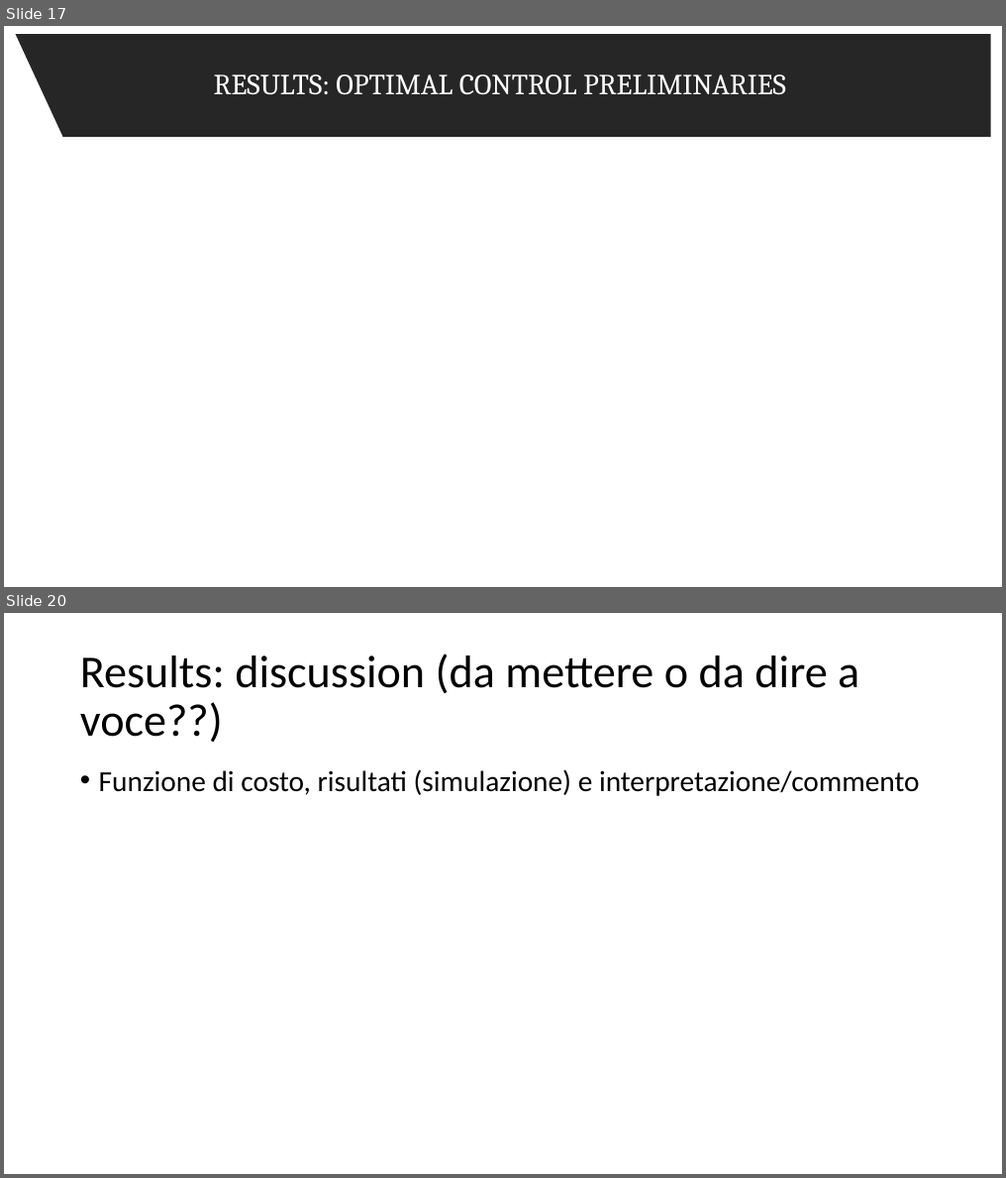
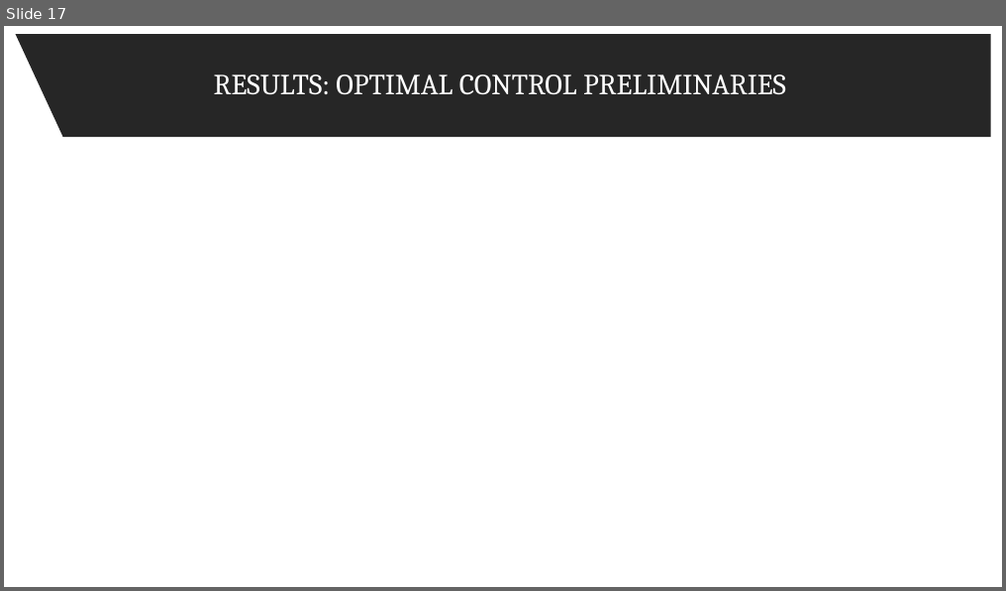
Before and after one commit to spbisc97/covid-optimal-control, a slide deck: PowerPoint/Optimal control strategies to prevent the hospital beds collapse during COVID-19 outbreak.pptx. Shown one above the other, each under a label of ours: slides 17 and 20 before the commit, slide 17 after it; the slides between them are not shown. The pictures are 1006x1178 and 1006x591 pixels, drawn with LibreOffice and Linux fonts; fonts in the diff are those of the drawing; grey boxes stand for pictures. Boxes give left, top, right and bottom in pixels: in the first picture for what was removed or moved away, otherwise in the second. Text is boxed around its words. In the diff, an @@ line names an element or a change of style, - is before the commit and + after.

```diff
--- a/PowerPoint/Optimal control strategies to prevent the hospital beds collapse during COVID-19 outbreak.pptx
+++ b/PowerPoint/Optimal control strategies to prevent the hospital beds collapse during COVID-19 outbreak.pptx
@@ slide 20 removed at (x1=4, y1=613, x2=1002, y2=1174), background #FFFFFF @@
@@ title removed at (x1=80, y1=654, x2=859, y2=743) @@
-Results: discussion (da mettere o da dire a voce??)
@@ text removed at (x1=99, y1=769, x2=920, y2=796) @@
-• Funzione di costo, risultati (simulazione) e interpretazione/commento
```
Also in this commit, not shown: 10 slides changed, 2 other slides removed, 1 other file.
